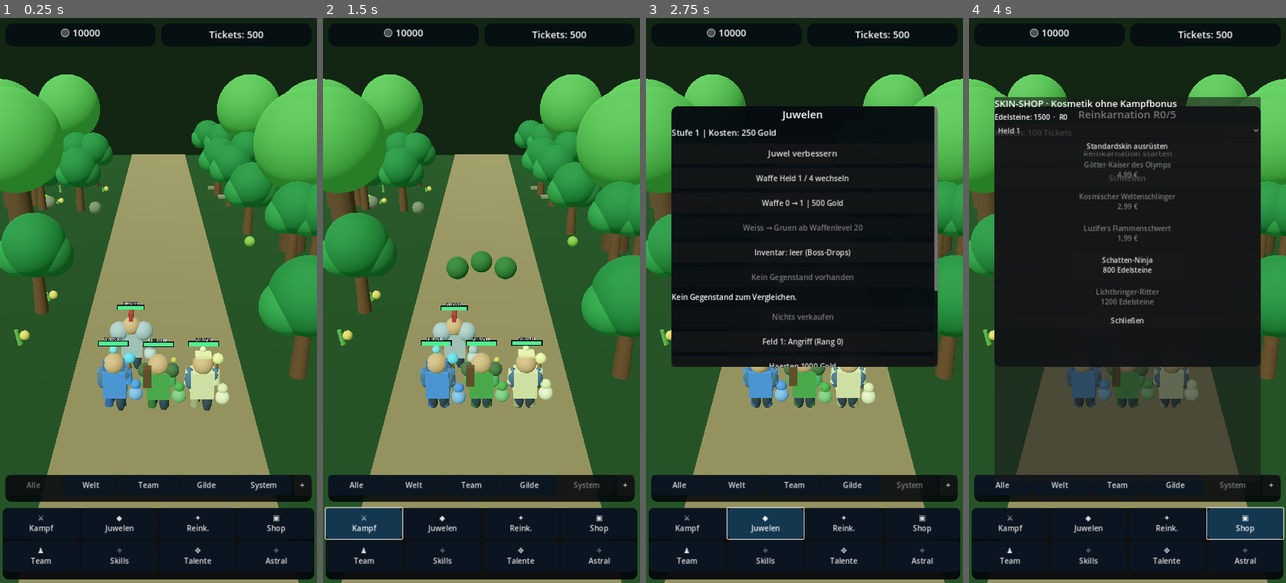
Above: before the commit, frames 1-4 (left to right).
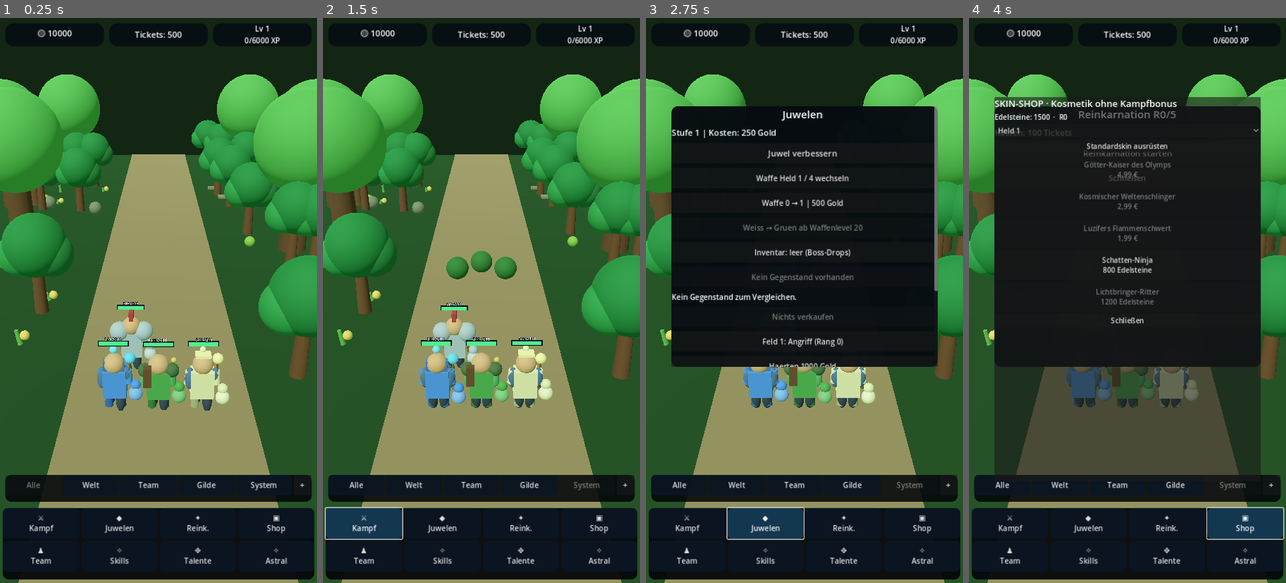
Above: after the commit, the same moments.

Repository: xynewageyx/TitanLegend
Game: Godot game, scene res://scenes/main.tscn
Two runs of this game, one before a commit and one after it. Both use one fixed random seed, a clock stepped at 60 frames per second and the inputs below.
Inputs:
- Up to frame 1 (0.25 s): no input
- Up to frame 2 (1.5 s): click "System" at 0.5 s; click "⚔ Kampf" at 1.25 s
- Up to frame 3 (2.75 s): click "◆ Juwelen" at 2 s
- Up to frame 4 (4 s): click "✦ Reink." at 2.75 s; click "▣ Shop" at 3.5 s

The runs differ from the first frame. In frame 1, 0.5% of the frame differs, in the area x 11-89%, y 1-5%; in frame 2, 0.5%; in frame 3, 0.5%; in frame 4, 0.5%.

Commit message:
Display character XP progress and offline Gold+XP+level gains in Titan Legends Android HUD

Diff:
--- a/scripts/ui_manager.gd
+++ b/scripts/ui_manager.gd
@@ -16,6 +16,7 @@
 var chat_collapse_button: Button
 var gold_label: Label
 var tickets_label: Label
+var xp_label: Label
 var boss_panel: VBoxContainer
 var boss_name: Label
 var boss_hp: ProgressBar
@@ -59,6 +60,8 @@
  skin_shop_menu.set_script(load("res://scripts/skin_shop_menu.gd"))
  add_child(skin_shop_menu)
  GameManager.gold_changed.connect(_refresh)
+ GameManager.xp_changed.connect(_refresh)
+ GameManager.character_level_changed.connect(_refresh)
  GameManager.tickets_changed.connect(_refresh)
  GameManager.reincarnation_performed.connect(_refresh)
  GameManager.jewel_upgraded.connect(_refresh)
@@ -68,8 +71,11 @@
  if battle_manager != null:
   battle_manager.battle_status_changed.connect(_on_battle_update)
  _append("System", "Willkommen bei Titan Legends!")
- if SaveManager.last_offline_gold > 0:
-  _on_offline_rewards_received(SaveManager.last_offline_gold, SaveManager.last_offline_seconds)
+ if SaveManager.last_offline_gold > 0 or SaveManager.last_offline_xp > 0:
+  _on_offline_rewards_received(
+   SaveManager.last_offline_gold, SaveManager.last_offline_seconds,
+   SaveManager.last_offline_xp, SaveManager.last_offline_levels
+  )
  _refresh()
 
 func _process(_delta: float) -> void:
@@ -126,7 +132,7 @@
  resources.offset_bottom = 64
  resources.add_theme_constant_override("separation", 12)
  add_child(resources)
- for key in ["Gold", "Tickets"]:
+ for key in ["Gold", "Tickets", "XP"]:
   var p := PanelContainer.new()
   p.size_flags_horizontal = Control.SIZE_EXPAND_FILL
   p.add_theme_stylebox_override("panel", _style(Color(0.02, 0.045, 0.07, 0.88), 18))
@@ -134,10 +140,11 @@
   var l := Label.new()
   l.horizontal_alignment = HORIZONTAL_ALIGNMENT_CENTER
   l.vertical_alignment = VERTICAL_ALIGNMENT_CENTER
-  _font(l, 22)
+  _font(l, 17 if key == "XP" else 19)
   p.add_child(l)
   if key == "Gold": gold_label = l
-  else: tickets_label = l
+  elif key == "Tickets": tickets_label = l
+  else: xp_label = l
 
  # Boss-only display. Hidden for normal mobs.
  boss_panel = VBoxContainer.new()
@@ -388,17 +395,19 @@
 func _send_chat() -> void:
  _submit_chat(chat_input.text)
 
-func _on_offline_rewards_received(gold: int, seconds: int) -> void:
- if gold <= 0 or seconds <= 0:
+func _on_offline_rewards_received(gold: int, seconds: int, xp: int, levels: int) -> void:
+ if gold <= 0 and xp <= 0:
   return
  var hours: int = int(seconds / 3600)
  var minutes: int = int(seconds / 60) % 60
- var text_value := "Offline-Farming: +" + str(gold) + " Gold (" + str(hours) + " Std " + str(minutes) + " Min)"
- _append("System", text_value + " – keine Offline-Bosskaempfe.")
+ var text_value := "Offline: +" + str(gold) + " Gold | +" + str(xp) + " XP"
+ var level_text := " | +" + str(levels) + " Level" if levels > 0 else ""
+ _append("System", text_value + level_text + " (" + str(hours) + " Std " + str(minutes) + " Min) – keine Offline-Bosskaempfe.")
  if offline_notice != null:
   offline_notice.text = text_value
   offline_notice.show()
   offline_notice_until = Time.get_ticks_msec() + 9000
+ _refresh()
 
 func _on_battle_update() -> void:
  if battle_manager == null: return
@@ -420,6 +429,7 @@
 func _refresh(_unused: int = 0) -> void:
  gold_label.text = "🟡 " + str(GameManager.current_gold)
  tickets_label.text = "Tickets: " + str(GameManager.reincarnation_tickets)
+ xp_label.text = "Lv " + str(GameManager.character_level) + "\n" + str(GameManager.character_xp) + "/" + str(GameManager.xp_for_next_level()) + " XP"
  if last_gold >= 0 and GameManager.current_gold > last_gold:
   _append("System", "+" + str(GameManager.current_gold - last_gold) + " Gold erhalten")
  last_gold = GameManager.current_gold
